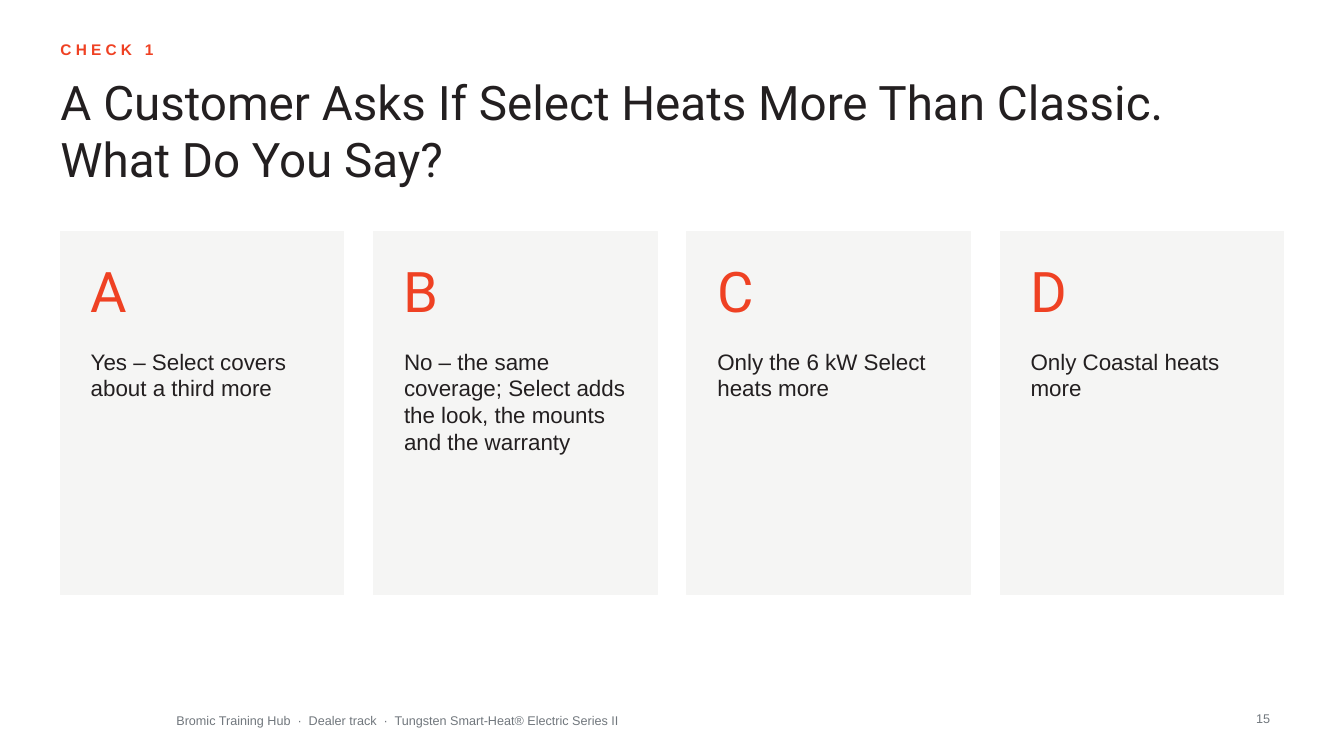
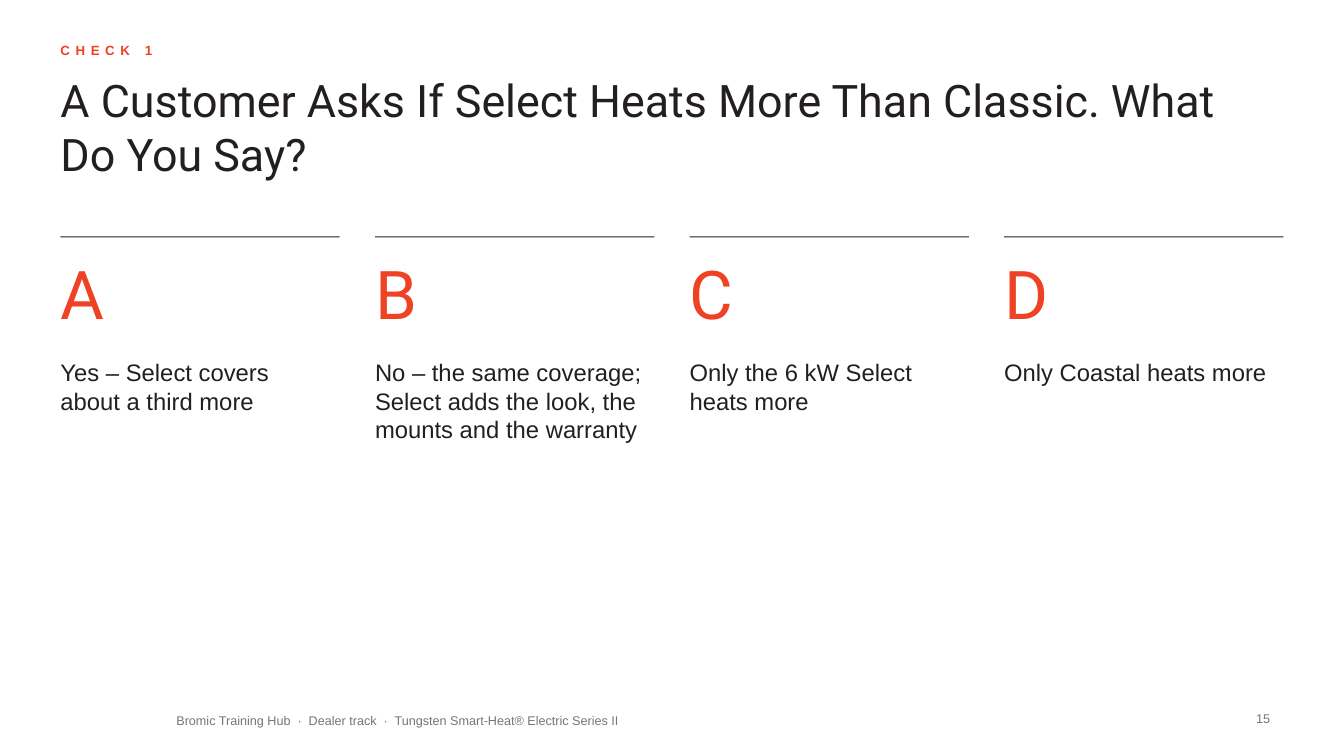
Before and after one commit to aayuvis/Bromic_Marketing, a slide deck: slide 15 of decks/training/out/Bromic-Dealer-Tungsten-Series-II.pptx. Drawn at 1344x756 pixels with LibreOffice and Linux fonts; fonts in the diff are those of the drawing; background and template pictures are left out. Boxes give left, top, right and bottom in pixels: in the first picture for what was removed or moved away, otherwise in the second. Text is boxed around its words. In the diff, an @@ line names an element or a change of style, - is before the commit and + after.

```diff
--- a/decks/training/out/Bromic-Dealer-Tungsten-Series-II.pptx
+++ b/decks/training/out/Bromic-Dealer-Tungsten-Series-II.pptx
@@ text "CHECK 1" at (145, 46, 152, 55): size 11 to 9.5 pt, letter spacing 3 to 4 pt @@
@@ title "A Customer Asks If Select ..." at (60, 83, 1214, 181): size 34 to 32 pt @@
@@ rectangle removed at (60, 232, 344, 595) @@
@@ line added from (60, 237) to (340, 237), #231F20 0.75 pt @@
@@ rectangle removed at (374, 232, 657, 595) @@
@@ line added from (375, 237) to (654, 237), #231F20 0.75 pt @@
@@ rectangle removed at (688, 232, 971, 595) @@
@@ line added from (690, 237) to (969, 237), #231F20 0.75 pt @@
@@ rectangle removed at (1000, 232, 1284, 595) @@
@@ line added from (1004, 237) to (1284, 237), #231F20 0.75 pt @@
@@ size 40 to 48 pt in 4 elements at (1004, 271, 1048, 319), (690, 270, 734, 320), (375, 271, 417, 319), (60, 271, 104, 319) @@
@@ text "A": place and size @@
-text "A" at (91, 272, 128, 312)
+text "A" at (60, 271, 104, 319)
@@ text "B": place and size @@
-text "B" at (404, 272, 439, 312)
+text "B" at (375, 271, 417, 319)
@@ text "C": place and size @@
-text "C" at (717, 271, 753, 313)
+text "C" at (690, 270, 734, 320)
@@ text "D": place and size @@
-text "D" at (1031, 272, 1068, 312)
+text "D" at (1004, 271, 1048, 319)
@@ size 16 to 17 pt in 4 elements at (1004, 363, 1266, 386), (690, 363, 912, 411), (375, 363, 641, 443), (60, 363, 269, 411) @@
@@ text "Yes – Select covers about ...": place and size @@
-text "Yes – Select covers about ..." at (91, 353, 286, 397)
+text "Yes – Select covers about ..." at (60, 363, 269, 411)
@@ text "No – the same coverage; ...": place and size @@
-text "No – the same coverage; ..." at (404, 353, 625, 455)
+text "No – the same coverage; ..." at (375, 363, 641, 443)
@@ text "Only the 6 kW Select ...": place and size @@
-text "Only the 6 kW Select ..." at (717, 353, 926, 397)
+text "Only the 6 kW Select ..." at (690, 363, 912, 411)
@@ text "Only Coastal heats more": place and size @@
-text "Only Coastal heats more" at (1031, 353, 1220, 397)
+text "Only Coastal heats more" at (1004, 363, 1266, 386)
```
Also in this commit, not shown: 23 other slides changed, 59 other files.
